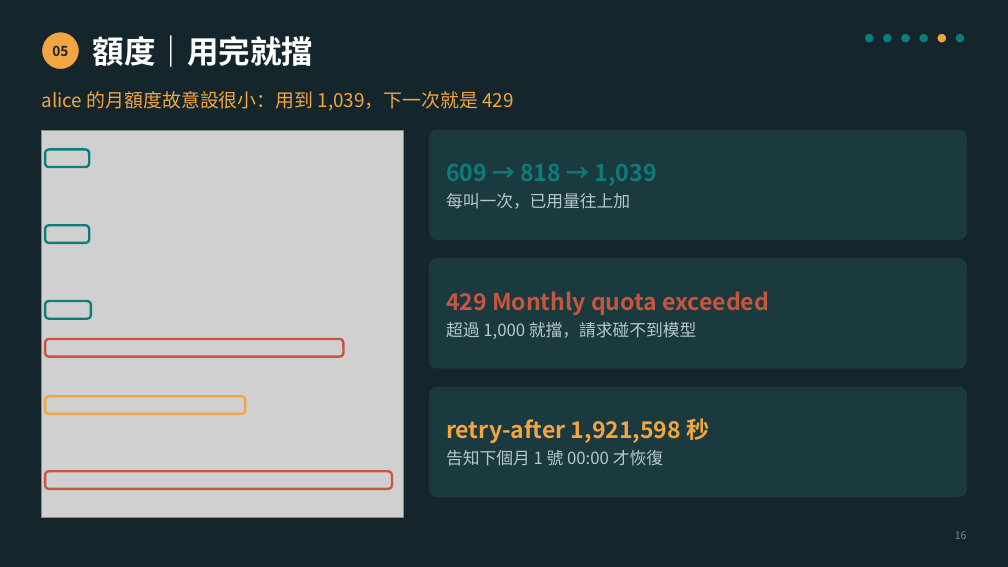
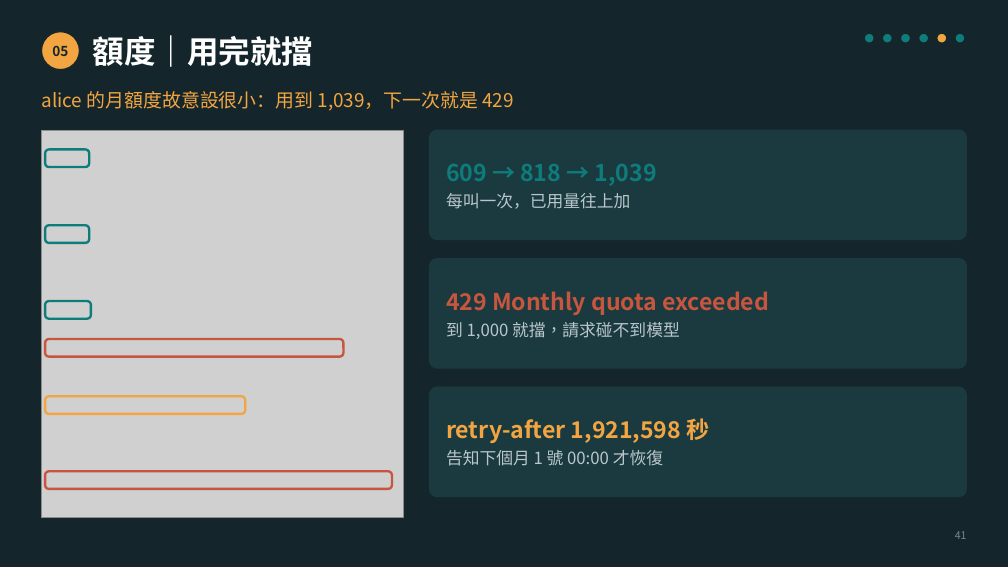
Before and after one commit to Poyu-Tu/llm-gateway, a slide deck: slide 41 of docs/slides/llm-gateway-slides-10min-v7.pptx (slide 16 before the commit). Drawn at 1008x567 pixels with LibreOffice and Linux fonts; fonts in the diff are those of the drawing; grey boxes stand for pictures. Boxes give left, top, right and bottom in pixels: in the first picture for what was removed or moved away, otherwise in the second. Text is boxed around its words. In the diff, an @@ line names an element or a change of style, - is before the commit and + after.

```diff
--- a/docs/slides/llm-gateway-slides-10min-v7.pptx
+++ b/docs/slides/llm-gateway-slides-10min-v7.pptx
@@ text at box(446, 322, 680, 339): text changed @@
-超過 1,000 就擋，請求碰不到模型
+到 1,000 就擋，請求碰不到模型
@@ text at box(955, 531, 967, 539): text changed @@
-16
+41
```
Also in this commit, not shown: 25 other slides changed.
